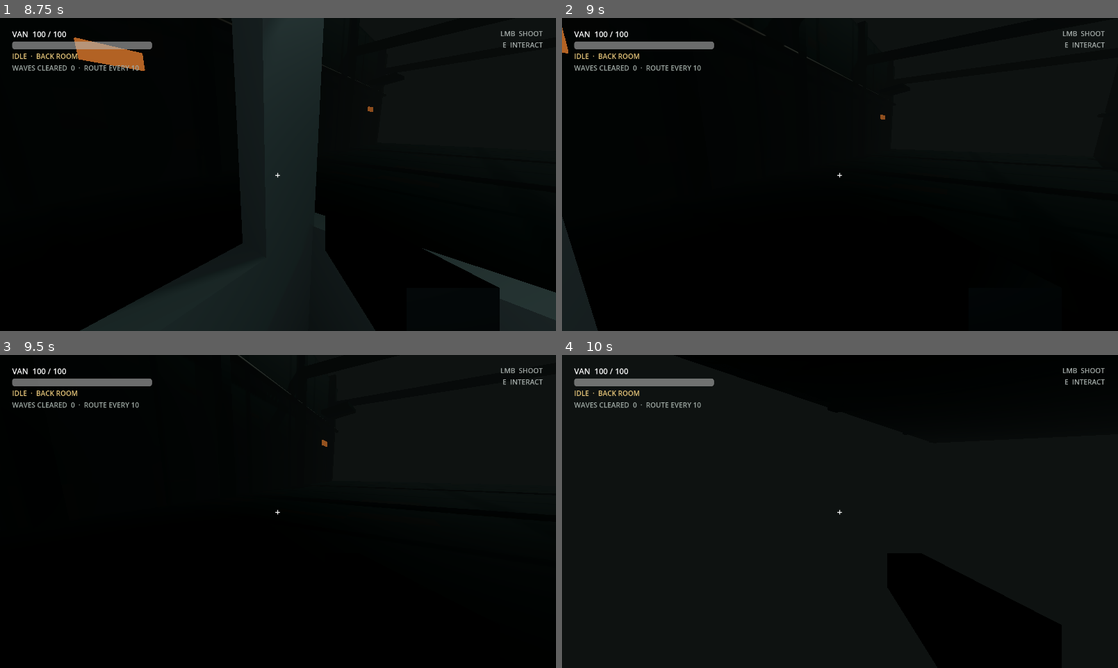
Above: before the commit, frames 1-4 (two rows, left to right).
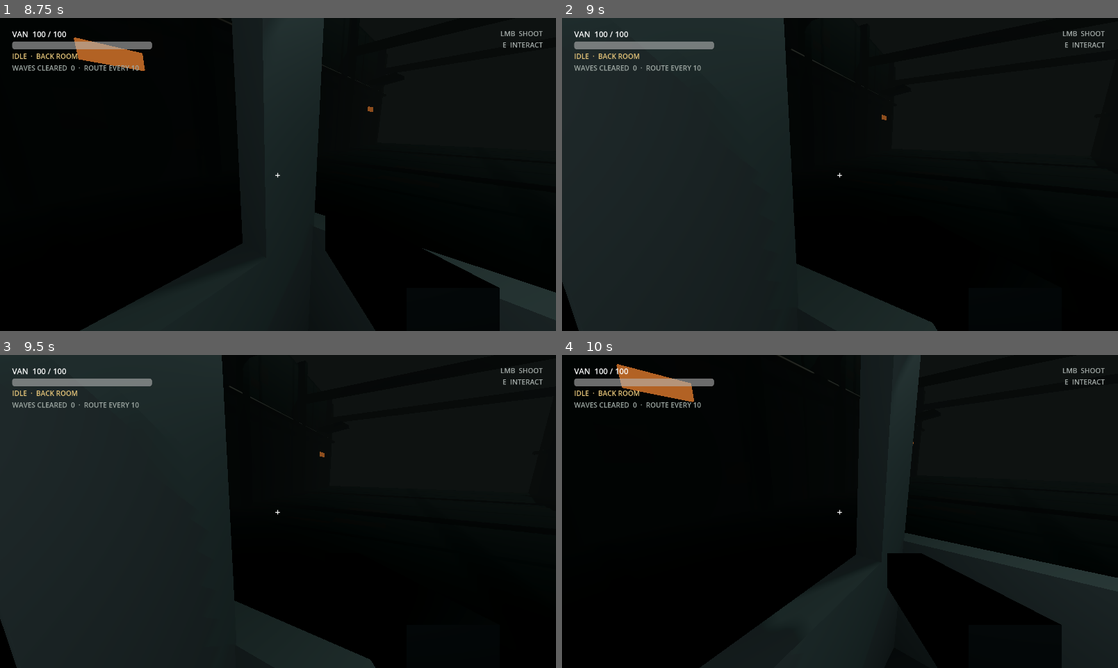
Above: after the commit, the same moments.

Repository: SebastianFreitas/van-gunner
Game: Godot game, scene res://scenes/boot/boot.tscn
Two runs of this game, one before a commit and one after it. Both use one fixed random seed, a clock stepped at 60 frames per second and the inputs below.
Inputs (mouse positions are in pixels of both pictures, inside the frame that each line leads up to):
- Up to frame 1 (8.75 s): tap Enter at 0.5, 2.75, 4.25 s; move the mouse to (400, 158) at 0.52 s; hold D (move_right) 0.53-1.25 s; hold E (interact) 0.53-1.25 s; click "SLOT 1 · NEW RUN" at 1.25 s; tap Space at 2, 3.5, 5 s; move the mouse to (250, 174) at 2.02 s; hold W (move_forward) 2.03-6.53 s; click (250, 174) at 2.1 s; move the mouse to (289, 168) at 2.77 s; hold E (interact) 2.78-3.53 s; move the mouse to (272, 180) at 3.52 s; click (272, 180) at 3.6 s; move the mouse to (316, 177) at 4.27 s; hold E (interact) 4.28-5.03 s; move the mouse to (233, 171) at 5.02 s; click (233, 171) at 5.1 s; move the mouse to (283, 174) at 5.77 s; hold E (interact) 5.78-6.53 s; move the mouse to (255, 168) at 6.52 s; hold D (move_right) 6.53-7.28 s; click (255, 168) at 6.6 s; move the mouse to (305, 174) at 7.27 s; hold E (interact) 7.28-8.03 s; hold W (move_forward) from 7.28 s (still down); move the mouse to (250, 174) at 8.02 s; click (250, 174) at 8.1 s
- Up to frame 2 (9 s): keep holding W (move_forward); move the mouse to (851, 168) at 8.77 s; hold E (interact) from 8.78 s (still down)
- Up to frame 3 (9.5 s): keep holding W (move_forward); keep holding E (interact)
- Up to frame 4 (10 s): move the mouse to (834, 517) at 9.52 s; release W (move_forward) at 9.53 s; release E (interact) at 9.53 s; hold A (move_left) from 9.53 s (still down); click (834, 517) at 9.6 s

Frame 1 is identical in both runs. In frame 2, 42% of the frame differs, in the area x 0-68%, y 0-100%; in frame 3, 43%; in frame 4, 4.4%.

Commit message:
Fix rear van collision bodies
Co-authored-by: Cursor <cursoragent@cursor.com>

Diff:
--- a/scenes/van/van.tscn
+++ b/scenes/van/van.tscn
@@ -61,6 +61,9 @@
 [sub_resource type="BoxShape3D" id="RearRailShape"]
 size = Vector3(4.8, 1.05, 0.18)
 
+[sub_resource type="BoxShape3D" id="RearUpperRailShape"]
+size = Vector3(4.8, 0.546, 0.18)
+
 [sub_resource type="BoxMesh" id="FrontPanelMesh"]
 size = Vector3(1.6, 2.65, 0.2)
 
@@ -167,7 +170,7 @@
 transform = Transform3D(1, 0, 0, 0, 1, 0, 0, 0, 1, 2.31, 2.875, 0)
 shape = SubResource("SideTopShape")
 
-[node name="SidePillars" type="Node3D" parent="TravelPath/VanFollow/VanRig/Interior/Shell" unique_id=1734239770]
+[node name="SidePillars" type="StaticBody3D" parent="TravelPath/VanFollow/VanRig/Interior/Shell" unique_id=1734239770]
 
 [node name="LeftRear" type="MeshInstance3D" parent="TravelPath/VanFollow/VanRig/Interior/Shell/SidePillars" unique_id=90263395]
 transform = Transform3D(1, 0, 0, 0, 1, 0, 0, 0, 1, -2.31, 1.775, 4.42)
@@ -223,7 +226,7 @@
 transform = Transform3D(1, 0, 0, 0, 1, 0, 0, 0, 1, 2.31, 1.775, -2)
 shape = SubResource("SidePillarShape")
 
-[node name="RearWall" type="Node3D" parent="TravelPath/VanFollow/VanRig/Interior/Shell" unique_id=1122502090]
+[node name="RearWall" type="StaticBody3D" parent="TravelPath/VanFollow/VanRig/Interior/Shell" unique_id=1122502090]
 
 [node name="Lower" type="MeshInstance3D" parent="TravelPath/VanFollow/VanRig/Interior/Shell/RearWall" unique_id=51340248]
 transform = Transform3D(1, 0, 0, 0, 1, 0, 0, 0, 1, 0, 0.525, 4.71)
@@ -240,8 +243,8 @@
 mesh = SubResource("RearRailMesh")
 
 [node name="UpperCollision" type="CollisionShape3D" parent="TravelPath/VanFollow/VanRig/Interior/Shell/RearWall" unique_id=1788784776]
-transform = Transform3D(1, 0, 0, 0, 0.52, 0, 0, 0, 1, 0, 2.875, 4.71)
-shape = SubResource("RearRailShape")
+transform = Transform3D(1, 0, 0, 0, 1, 0, 0, 0, 1, 0, 2.875, 4.71)
+shape = SubResource("RearUpperRailShape")
 
 [node name="FrontPartition" type="StaticBody3D" parent="TravelPath/VanFollow/VanRig/Interior" unique_id=450567163]
 
